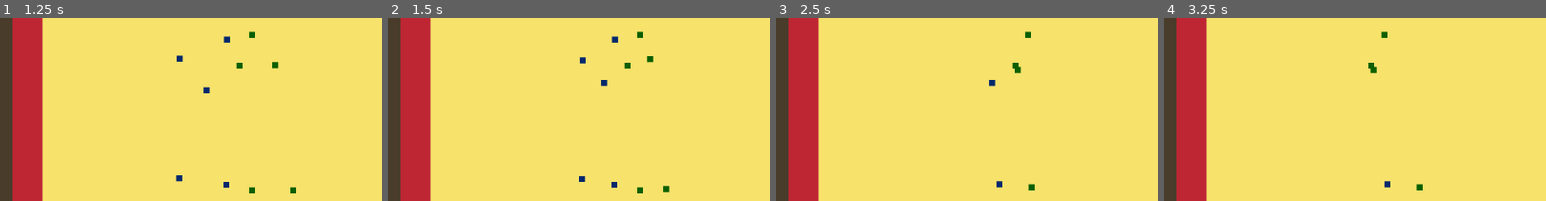
Above: before the commit, frames 1-4 (left to right).
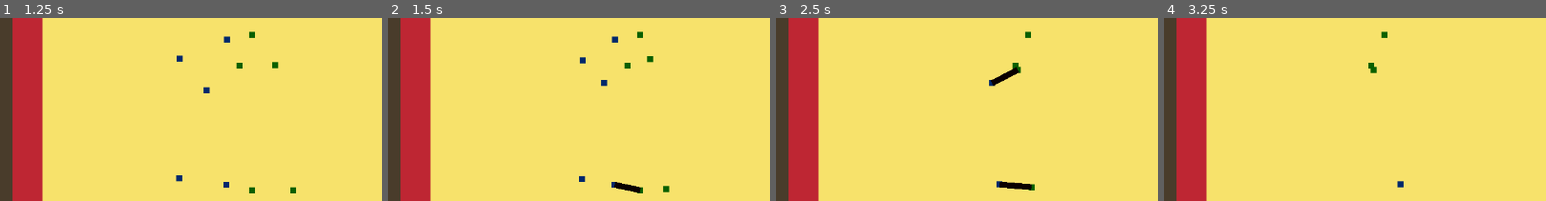
Above: after the commit, the same moments.

Repository: SJPGDD/Displacement
Game: Godot game, scene res://Game/Game.tscn
Same seed, same stepped clock (60 frames per second), same inputs: the game is played once before the commit and once after it.
Inputs (mouse positions are % of the whole screen's width and height, from its top left):
- Up to frame 1 (1.25 s): click (50, 56) at 0.5 s
- Up to frame 2 (1.5 s): click (50, 56) at 1.25 s
- Up to frame 3 (2.5 s): click (50, 56) at 2 s
- Up to frame 4 (3.25 s): move the mouse to (72, 50) at 2.77 s; click (72, 50) at 2.92 s
The pictures show only the part of the screen within x 21-71%, y 34-83%; the shares and areas given below are measured in that part.

Frame 1 is identical in both runs. In frame 2, 0.2% of the frame differs, in the area x 59-67%, y 89-96%; in frame 3, 0.6%, in the area x 56-67%, y 26-95%; in frame 4, 0.2%.

Commit message:
Movement Reflection, Fixed Physics Glitches with Moving Map, Attack Effect

Diff:
--- /dev/null
+++ b/Game/Units/Laser.gd
@@ -0,0 +1,8 @@
+extends Line2D
+
+func _process(delta):
+	queue_free()
+
+func setup(from, to):
+	points[1] = to - from
+	return self
--- /dev/null
+++ b/Game/Units/Laser.tscn
@@ -0,0 +1,14 @@
+[gd_scene load_steps=2 format=2]
+
+[ext_resource path="res://Game/Units/Laser.gd" type="Script" id=1]
+
+[node name="Laser" type="Line2D"]
+
+points = PoolVector2Array( 0, 0, 0, 0 )
+width = 10.0
+default_color = Color( 1, 0, 0, 1 )
+joint_mode = 2
+sharp_limit = 2.0
+round_precision = 8
+script = ExtResource( 1 )
+_sections_unfolded = [ "Capping" ]
--- a/Game/Units/Unit.gd
+++ b/Game/Units/Unit.gd
@@ -1,4 +1,6 @@
 extends KinematicBody2D
+
+const Laser = preload("res://Game/Units/Laser.tscn")
 
 enum ControllerType {
 	PLAYER, ENEMY
@@ -52,7 +54,7 @@
 
 func _execute_AI_state_machine(delta):
 	match unit_state:
-		UnitState.MARCHING: _march()
+		UnitState.MARCHING: _march(delta)
 		UnitState.SEEKING: _seek()
 		UnitState.ATTACKING: _attack(delta)
 		UnitState.DYING: queue_free()
@@ -60,8 +62,10 @@
 func _check_death():
 	if health <= 0: unit_state = UnitState.DYING
 
-func _march():
-	move_and_slide(direction * movement_speed)
+func _march(delta):
+	var collision = move_and_collide(direction * movement_speed * delta)
+	if collision != null and collision.collider.is_in_group("Terrain"):
+		direction = direction.reflect(collision.normal.rotated(PI / 2)).rotated(rand_range(-0.5, 0.5))
 
 func _seek():
 	move_and_slide(_direction(target_unit) * movement_speed)
@@ -76,6 +80,7 @@
 	if cooldown_timer <= 0:
 		cooldown_timer = attack_cooldown
 		target_unit.take_damage(attack_damage, crit_chance)
+		add_child(Laser.instance().setup(position, target_unit.position))
 
 func _spotted_opposing_unit(unit):
 	target_units.append(unit)
--- a/Game/Units/Unit.tscn
+++ b/Game/Units/Unit.tscn
@@ -37,7 +37,7 @@
 custom_solver_bias = 0.0
 radius = 150.0
 
-[node name="Unit" type="KinematicBody2D"]
+[node name="Unit" type="KinematicBody2D" index="0"]
 
 input_pickable = false
 collision_layer = 0
--- a/Game/World/Terrain/Terrain.tscn
+++ b/Game/World/Terrain/Terrain.tscn
@@ -4,7 +4,9 @@
 [ext_resource path="res://Game/Units/Unit.tscn" type="PackedScene" id=2]
 [ext_resource path="res://Game/World/Terrain/TerrainMovementController.gd" type="Script" id=3]
 
-[node name="Terrain" type="TileMap" index="0"]
+[node name="Terrain" type="TileMap" groups=[
+"Terrain",
+]]
 
 position = Vector2( 640, 335 )
 mode = 0
@@ -40,6 +42,7 @@
 modulate = Color( 0, 0.179688, 1, 1 )
 position = Vector2( -138.604, 47.6131 )
 _sections_unfolded = [ "Collision", "Transform", "collision" ]
+crit_chance = 0.5
 controller = 0
 direction = Vector2( 1, 0 )
 
@@ -48,6 +51,7 @@
 modulate = Color( 0, 0.179688, 1, 1 )
 position = Vector2( -78.7473, 155.083 )
 _sections_unfolded = [ "Collision", "Transform", "collision" ]
+crit_chance = 0.5
 controller = 0
 direction = Vector2( 1, 0 )
 
@@ -56,6 +60,7 @@
 modulate = Color( 0, 0.179688, 1, 1 )
 position = Vector2( -56.9813, -68.0187 )
 _sections_unfolded = [ "Collision", "Transform", "collision" ]
+crit_chance = 0.5
 controller = 0
 direction = Vector2( 1, 0 )
 
@@ -64,6 +69,7 @@
 modulate = Color( 0, 0.179688, 1, 1 )
 position = Vector2( -194.379, -51.6942 )
 _sections_unfolded = [ "Collision", "Transform", "collision" ]
+crit_chance = 0.5
 controller = 0
 direction = Vector2( 1, 0 )
 
@@ -72,10 +78,13 @@
 modulate = Color( 0, 0.179688, 1, 1 )
 position = Vector2( -195.739, 155.083 )
 _sections_unfolded = [ "Collision", "Transform", "collision" ]
+crit_chance = 0.5
 controller = 0
 direction = Vector2( 1, 0 )
 
 [node name="EnemyUnits" type="Node2D" parent="." index="2"]
+
+editor/display_folded = true
 
 [node name="Unit" parent="EnemyUnits" index="0" instance=ExtResource( 2 )]
 
--- a/Game/World/Terrain/TerrainMovementController.gd
+++ b/Game/World/Terrain/TerrainMovementController.gd
@@ -19,7 +19,7 @@
 func _ready():
 	_reset_map()
 
-func _process(delta):
+func _physics_process(delta):
 	map.position = _lerp_vector(map.position, target_position, 0.2)
 	map.scale = _lerp_vector(map.scale, target_scale, 0.2)
 
